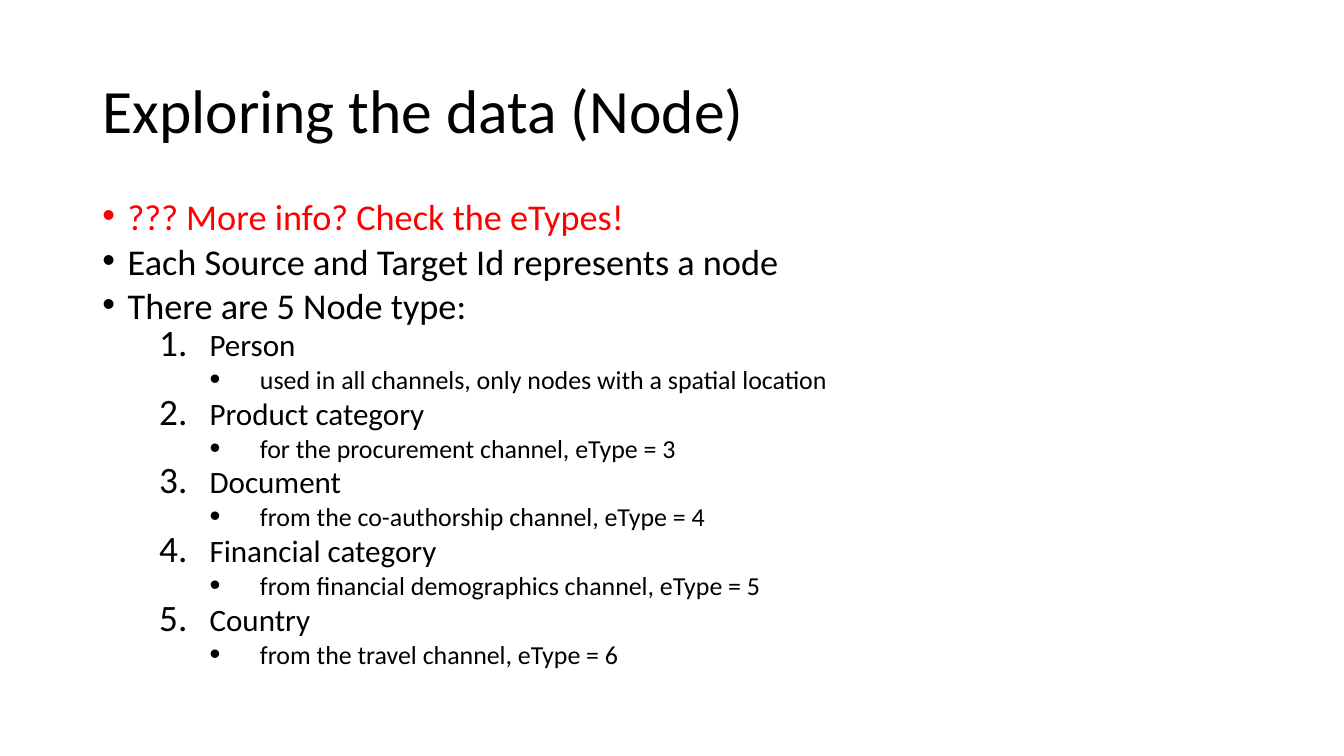
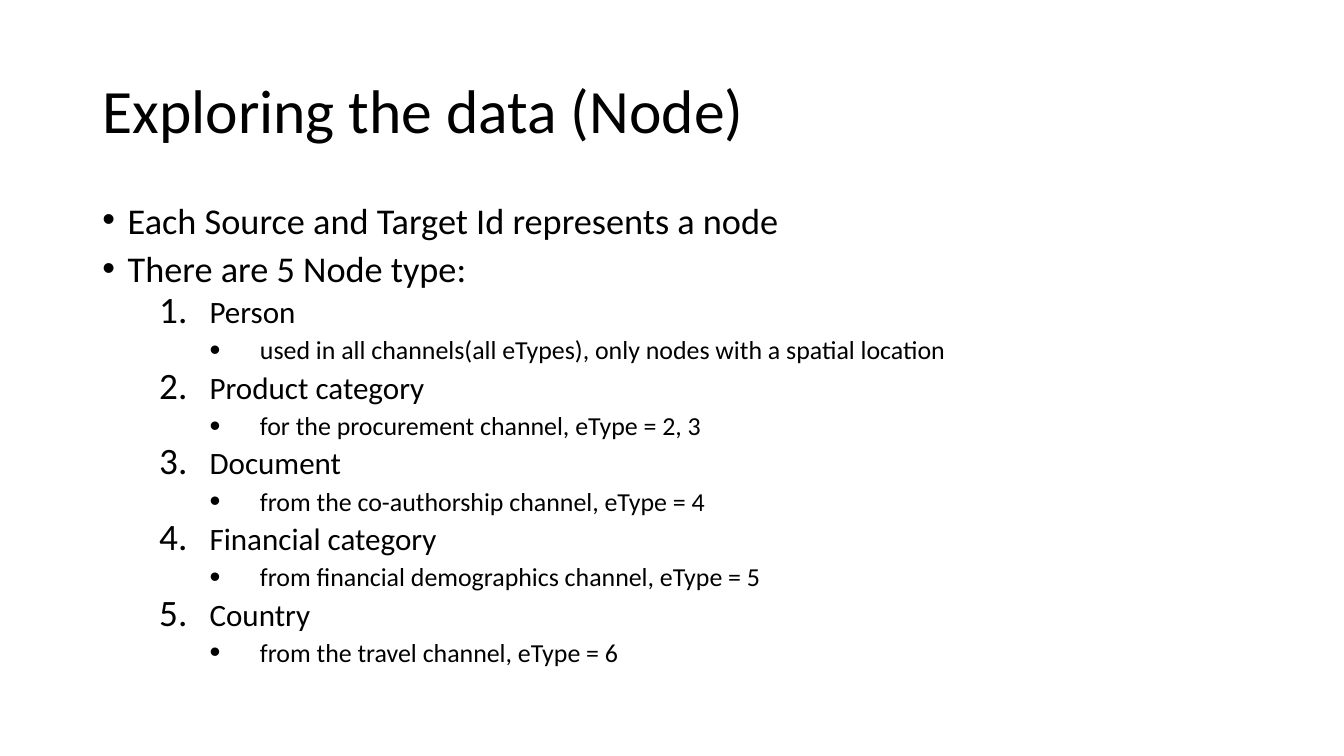
Before and after one commit to AtrayeeNeog/Visualization_2019-20, a slide deck: slide 9 of Documentation/Project_Presentation_v1.pptx. Drawn at 1344x756 pixels with LibreOffice and Linux fonts; fonts in the diff are those of the drawing. Boxes give left, top, right and bottom in pixels: in the first picture for what was removed or moved away, otherwise in the second. Text is boxed around its words. In the diff, an @@ line names an element or a change of style, - is before the commit and + after.

```diff
--- a/Documentation/Project_Presentation_v1.pptx
+++ b/Documentation/Project_Presentation_v1.pptx
@@ text at [128,208,778,667]: line spacing 0.7 to 0.8; line spacing 0.8 to 0.9 @@
@@ text at [186,204,623,236]: paragraph removed @@
-• ??? More info? Check the eTypes!
@@ text at [260,340,945,364]: text changed @@
-    • used in all channels, only nodes with a spatial location
+    • used in all channels(all eTypes), only nodes with a spatial location
@@ text at [260,417,701,440]: text changed @@
-    • for the procurement channel, eType = 3
+    • for the procurement channel, eType = 2, 3
```
